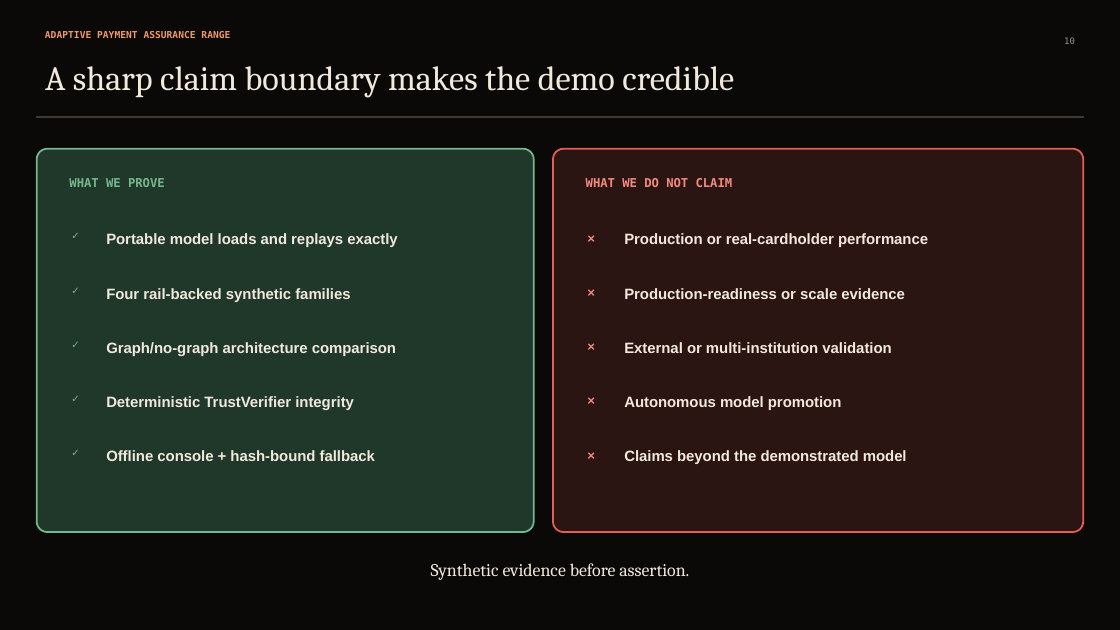
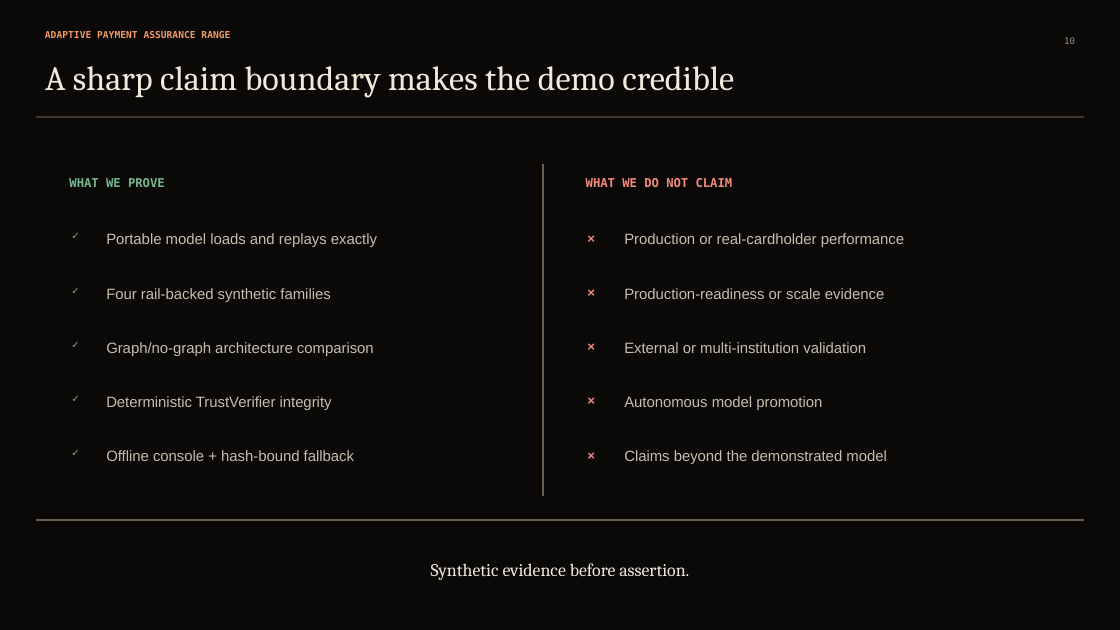
Before and after one commit to Dljdd/LedgerPeLabs, a slide deck: slide 10 of docs/submission/APAR_COMPETITION_DECK.pptx. Drawn at 1120x630 pixels with LibreOffice and Linux fonts; fonts in the diff are those of the drawing. Boxes give left, top, right and bottom in pixels: in the first picture for what was removed or moved away, otherwise in the second. Text is boxed around its words. In the diff, an @@ line names an element or a change of style, - is before the commit and + after.

Commit message:
design: refine competition deck editorial polish

```diff
--- a/docs/submission/APAR_COMPETITION_DECK.pptx
+++ b/docs/submission/APAR_COMPETITION_DECK.pptx
@@ rounded rectangle removed at [553,149,1083,532] @@
@@ rounded rectangle: place and size @@
-rounded rectangle at [37,149,534,532]
+rounded rectangle at [543,165,544,496]
@@ rounded rectangle at [543,165,544,496]: fill #20382A to #6B5F50; outline #75B78E 1.5 pt to #6B5F50 0 pt @@
@@ text colour #F1E9DC to #C8BDAE, bold off in 10 elements at [106,233,377,247], [106,288,330,302], [106,342,374,356], [106,396,332,410], [106,450,354,461], [624,233,904,247], [624,288,885,299], [624,342,866,353], [624,396,822,410], [624,450,886,464] @@
@@ rounded rectangle added at [37,520,1084,521], fill #6B5F50, outline #6B5F50 0 pt @@
```
Also in this commit, not shown: 10 other slides changed, 2 other files.
